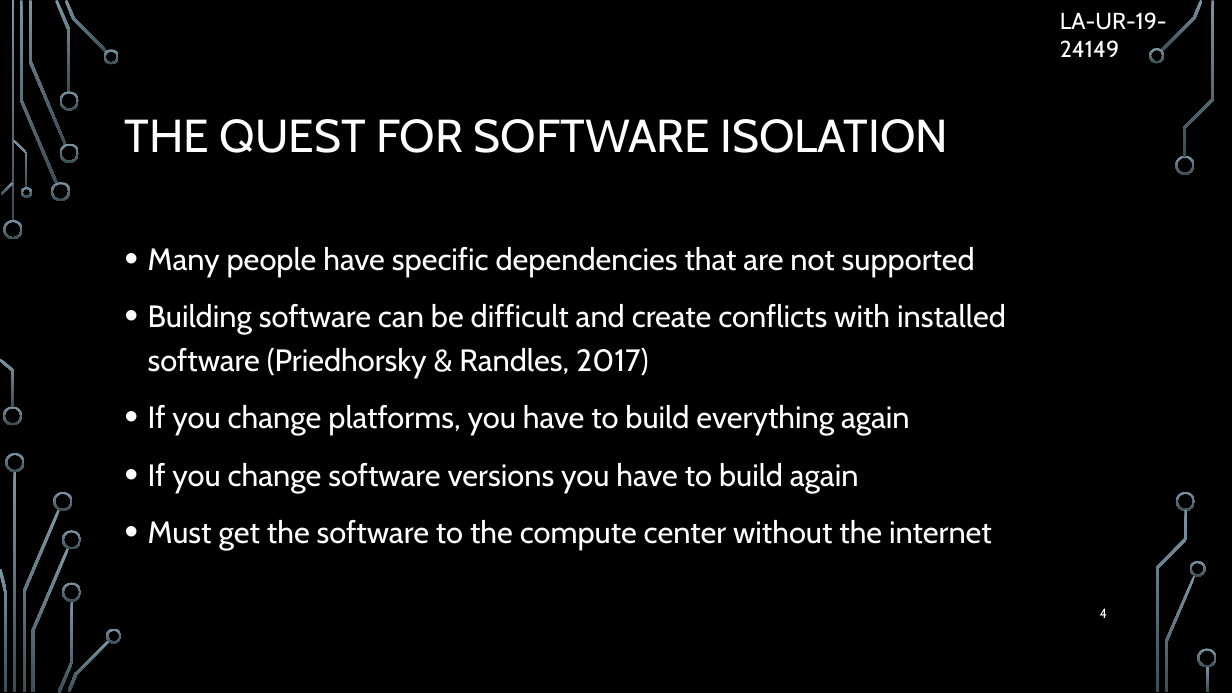
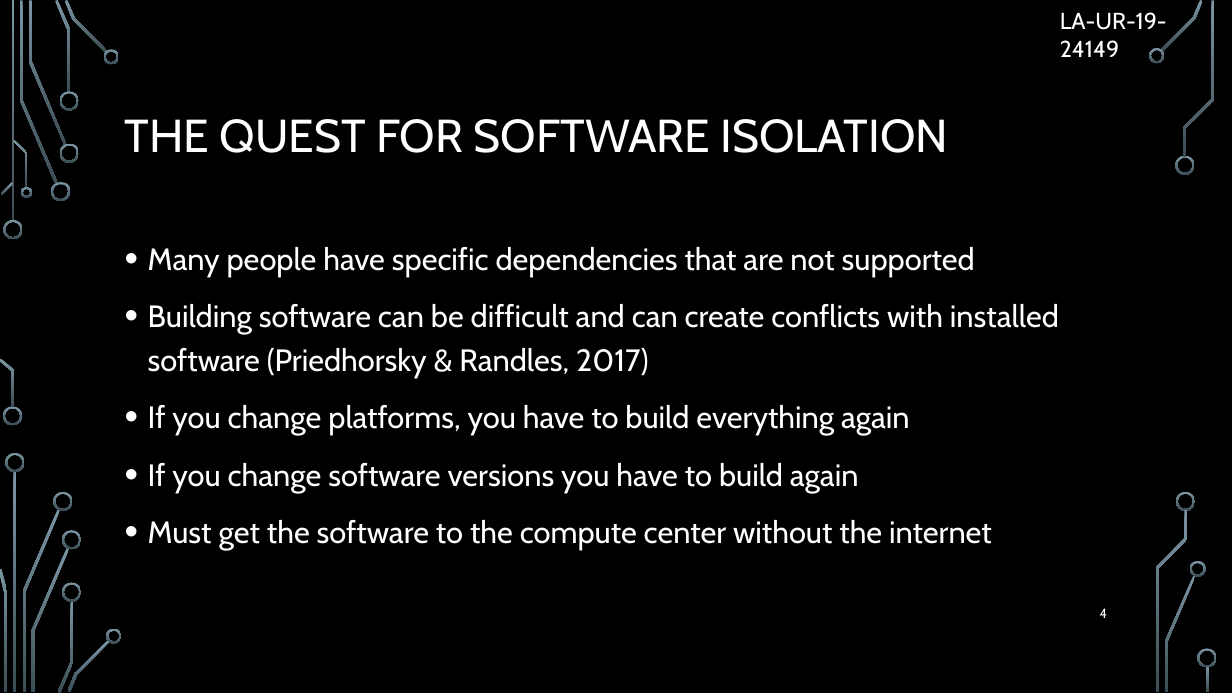
Before and after one commit to Brofessional/thesis-v2, a slide deck: slide 4 of presentation.pptx. Drawn at 1232x693 pixels with LibreOffice and Linux fonts; fonts in the diff are those of the drawing; background and template pictures are left out. Boxes give left, top, right and bottom in pixels: in the first picture for what was removed or moved away, otherwise in the second. Text is boxed around its words. In the diff, an @@ line names an element or a change of style, - is before the commit and + after.

```diff
--- a/presentation.pptx
+++ b/presentation.pptx
@@ text at bbox=[148, 304, 1059, 378]: text changed @@
-• Building software can be difficult and create conflicts with installed software (Priedhorsky & Randles, 2017)
+• Building software can be difficult and can create conflicts with installed software (Priedhorsky & Randles, 2017)
```
Also in this commit, not shown: 11 other slides changed, 3 slides added, 1 other file.
